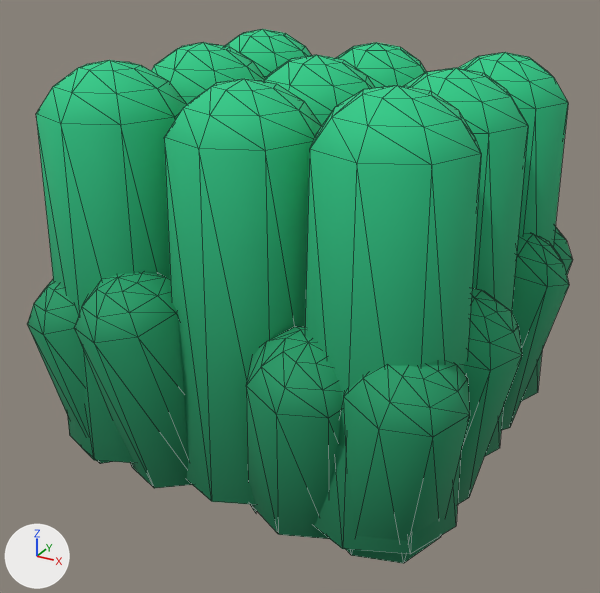
The glTF model Assets/Game/Shared/Kits/canyon/Models/bush_1x1.glb as it was, and as the next commit left it.
Before and after are seen from a camera (50 mm lens) standing at (0.902, -1.727, 1.156) and looking at (-0.016, -0.058, 0.321). The lights are fixed; the arrows at lower left show +X, +Y and +Z. The older version comes first. Mesh edges are drawn as thin lines.

Names of what the first picture shows: 'bush_1x1'.
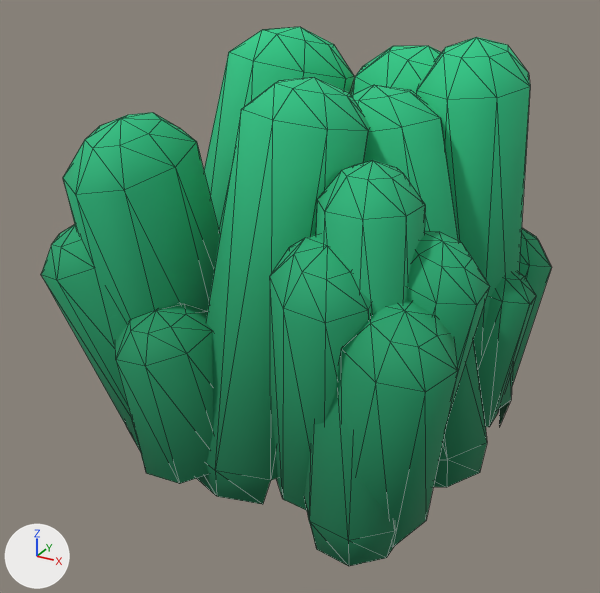
Edits to the bpy script that builds the scene:
```text
Change mat_canyon_palette:
    remove n3 = _N.new('ShaderNodeUVMap'); n3.name = 'UV Map'
    remove n3.uv_map = 'UVMap.001'
    where n2 = _N.new('ShaderNodeTexImage'); n2.name = 'Image Texture'
    remove _L.new(n3.outputs[0], n2.inputs[0])  # 'UV' to 'Vector'
Change me_bush_1x1:
    remove me_bush_1x1.from_pydata(...)  # 761 vertices, 1288 faces; spans x -0.578..0.579, y -0.577..0.579, z -0.063..0.909
    add me_bush_1x1.from_pydata(...)  # 630 vertices, 1008 faces; spans x -0.5..0.5, y -0.5..0.5, z -0.099..0.939
    me_bush_1x1 part 1: the loose piece of 39 vertices spanning x 0.213..0.579, y -0.348..-0.029, z -0.063..0.492 is rebuilt with 30 vertices and now spans x 0.124..0.5, y -0.348..-0.055, z -0.066..0.606
    me_bush_1x1 part 2: the loose piece of 39 vertices spanning x -0.347..-0.029, y -0.577..-0.213, z -0.063..0.484 is rebuilt with 30 vertices and now spans x -0.294..-0.028, y -0.5..-0.195, z -0.066..0.383
    me_bush_1x1 part 3: the loose piece of 39 vertices spanning x 0.213..0.577, y 0.029..0.347, z -0.063..0.484 is rebuilt with 30 vertices and now spans x 0.213..0.5, y 0.047..0.292, z -0.057..0.399
    me_bush_1x1 part 4: the loose piece of 39 vertices spanning x 0.028..0.341, y -0.565..-0.212, z -0.063..0.433 is rebuilt with 30 vertices and now spans x 0.022..0.334, y -0.5..-0.103, z -0.073..0.612
    me_bush_1x1 part 5: the loose piece of 38 vertices spanning x 0.201..0.544, y 0.201..0.544, z -0.048..0.47 is rebuilt with 30 vertices and now spans x 0.14..0.5, y 0.14..0.5, z -0.071..0.449
    me_bush_1x1 part 6: the loose piece of 38 vertices spanning x 0.2..0.538, y -0.538..-0.2, z -0.048..0.44 is rebuilt with 30 vertices and now spans x 0.136..0.5, y -0.5..-0.136, z -0.074..0.509
    me_bush_1x1 part 7: the loose piece of 38 vertices spanning x -0.537..-0.2, y -0.537..-0.2, z -0.048..0.434 is rebuilt with 30 vertices and now spans x -0.5..-0.104, y -0.5..-0.104, z -0.066..0.562
    me_bush_1x1 part 8: the loose piece of 33 vertices spanning x -0.509..-0.15, y -0.506..-0.146, z 0.0..0.906 is rebuilt with 30 vertices and now spans x -0.43..-0.128, y -0.5..0.026, z -0.094..0.791
    me_bush_1x1 part 9: the loose piece of 33 vertices spanning x -0.181..0.179, y -0.187..0.172, z 0.0..0.901 is rebuilt with 30 vertices and now spans x -0.205..0.149, y -0.233..0.28, z -0.098..0.754
    me_bush_1x1 part 10: the loose piece of 33 vertices spanning x 0.157..0.517, y 0.142..0.502, z 0.0..0.89 is rebuilt with 30 vertices and now spans x 0.153..0.464, y 0.01..0.464, z -0.099..0.937
    me_bush_1x1 part 11: the loose piece of 33 vertices spanning x -0.5..-0.14, y -0.172..0.187, z 0.0..0.908 is rebuilt with 30 vertices and now spans x -0.466..-0.01, y -0.13..0.302, z -0.091..0.939
    me_bush_1x1 part 12: the loose piece of 33 vertices spanning x -0.178..0.182, y 0.139..0.499, z 0.0..0.894 is rebuilt with 30 vertices and now spans x -0.189..0.33, y 0.097..0.426, z -0.097..0.905
    me_bush_1x1 part 13: the loose piece of 33 vertices spanning x -0.527..-0.168, y 0.153..0.512, z 0.0..0.909 is rebuilt with 30 vertices and now spans x -0.435..-0.137, y 0.122..0.5, z -0.08..0.726
    me_bush_1x1 part 14: the loose piece of 33 vertices spanning x 0.147..0.506, y -0.501..-0.141, z 0.0..0.905 is rebuilt with 30 vertices and now spans x 0.152..0.403, y -0.488..-0.129, z -0.083..0.748
    me_bush_1x1 part 15: the loose piece of 33 vertices spanning x -0.175..0.184, y -0.501..-0.141, z 0.0..0.892 is rebuilt with 30 vertices and now spans x -0.192..0.2, y -0.425..-0.03, z -0.082..0.878
    me_bush_1x1 part 16: the loose piece of 33 vertices spanning x 0.143..0.503, y -0.171..0.189, z 0.0..0.893 is rebuilt with 30 vertices and now spans x 0.005..0.483, y -0.162..0.132, z -0.085..0.843
    other edits to the shape of me_bush_1x1 do not show in these pictures
```

Where the change shows, as pixel boxes (x1, y1, x2, y2) in the pictures (600 x 593 px):
'bush_1x1', surface changed, reshaped (6% narrower): before (27, 29, 573, 563); after (41, 27, 552, 566)
part 1 of me_bush_1x1, rebuilt: before (458, 288, 522, 504); after (407, 231, 490, 417)
part 2 of me_bush_1x1, rebuilt (17% narrower, 16% shorter): before (74, 272, 192, 488); after (115, 303, 213, 484)
part 3 of me_bush_1x1, rebuilt (12% narrower, 21% shorter): before (501, 233, 569, 430); after (476, 272, 536, 427)
part 4 of me_bush_1x1, rebuilt: before (246, 326, 343, 539); after (270, 234, 372, 510)
part 5 of me_bush_1x1, rebuilt: before (553, 226, 573, 274); after (512, 228, 552, 386)
part 6 of me_bush_1x1, rebuilt (7% narrower, 22% taller): before (338, 360, 470, 563); after (335, 300, 458, 548)
part 7 of me_bush_1x1, rebuilt: before (27, 279, 111, 464); after (41, 224, 133, 437)
part 8 of me_bush_1x1, rebuilt (16% shorter): before (36, 60, 187, 463); after (63, 112, 220, 450)
part 9 of me_bush_1x1, rebuilt (not visible afterwards): before (264, 55, 375, 125)
part 10 of me_bush_1x1, rebuilt: before (458, 52, 568, 401); after (416, 37, 530, 427)
part 11 of me_bush_1x1, rebuilt: before (151, 42, 265, 104); after (204, 27, 355, 233)
part 12 of me_bush_1x1, rebuilt: before (336, 42, 426, 88); after (351, 46, 441, 95)
part 13 of me_bush_1x1, rebuilt (not visible afterwards): before (225, 29, 311, 78)
part 14 of me_bush_1x1, rebuilt (31% narrower, 13% shorter): before (305, 85, 481, 554); after (304, 160, 425, 566)
part 15 of me_bush_1x1, rebuilt (10% wider): before (164, 78, 322, 505); after (196, 77, 370, 504)
part 16 of me_bush_1x1, rebuilt (10% wider): before (404, 68, 528, 457); after (351, 85, 487, 487)
